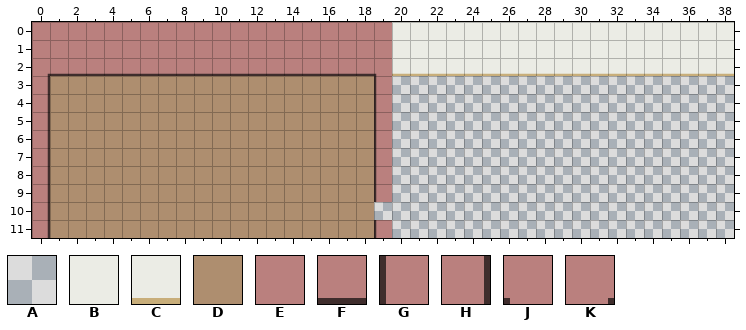
Tiled map -- Assets/Tilemap/Restaurante.tmx. Above, as it was before the edit.
Cells are 64x64 px. Shown: x 0..38, y 0..11.
Key: from "Tileset": A 0, B 1, C 2, D 8, E 9, F 10, G 11, H 12, J 13, K 14.
_ is an empty cell.
Layer "Capa de patrones 1" before, first column x 0:
 0 EEEEEEEEEEEEEEEEEEEEBBBBBBBBBBBBBBBBBBB
 1 EEEEEEEEEEEEEEEEEEEEBBBBBBBBBBBBBBBBBBB
 2 KFFFFFFFFFFFFFFFFFFJCCCCCCCCCCCCCCCCCCC
 3 HDDDDDDDDDDDDDDDDDDGAAAAAAAAAAAAAAAAAAA
 4 HDDDDDDDDDDDDDDDDDDGAAAAAAAAAAAAAAAAAAA
 5 HDDDDDDDDDDDDDDDDDDGAAAAAAAAAAAAAAAAAAA
 6 HDDDDDDDDDDDDDDDDDDGAAAAAAAAAAAAAAAAAAA
 7 HDDDDDDDDDDDDDDDDDDGAAAAAAAAAAAAAAAAAAA
 8 HDDDDDDDDDDDDDDDDDDGAAAAAAAAAAAAAAAAAAA
 9 HDDDDDDDDDDDDDDDDDDGAAAAAAAAAAAAAAAAAAA
10 HDDDDDDDDDDDDDDDDDDAAAAAAAAAAAAAAAAAAAA
11 HDDDDDDDDDDDDDDDDDDGAAAAAAAAAAAAAAAAAAA
The result:
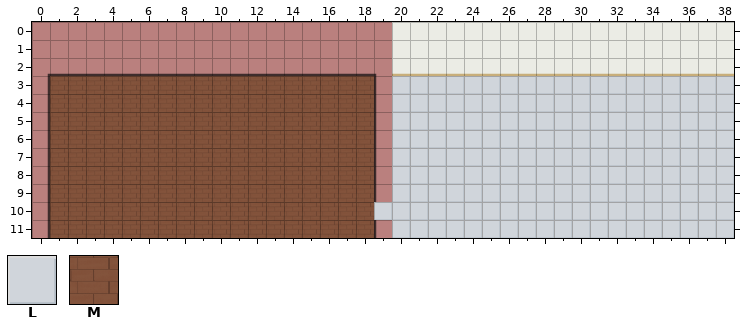
Further tiles: from "Tileset": L 7, M 15.
The edit:
{"where": "layer \"Capa de patrones 1\""}
{"y":3,"x":1,"old":"DDDDDDDDDDDDDDDDDD","new":"MMMMMMMMMMMMMMMMMM"}
{"y":3,"x":20,"old":"AAAAAAAAAAAAAAAAAAA","new":"LLLLLLLLLLLLLLLLLLL"}
{"y":4,"x":1,"old":"DDDDDDDDDDDDDDDDDD","new":"MMMMMMMMMMMMMMMMMM"}
{"y":4,"x":20,"old":"AAAAAAAAAAAAAAAAAAA","new":"LLLLLLLLLLLLLLLLLLL"}
{"y":5,"x":1,"old":"DDDDDDDDDDDDDDDDDD","new":"MMMMMMMMMMMMMMMMMM"}
{"y":5,"x":20,"old":"AAAAAAAAAAAAAAAAAAA","new":"LLLLLLLLLLLLLLLLLLL"}
{"y":6,"x":1,"old":"DDDDDDDDDDDDDDDDDD","new":"MMMMMMMMMMMMMMMMMM"}
{"y":6,"x":20,"old":"AAAAAAAAAAAAAAAAAAA","new":"LLLLLLLLLLLLLLLLLLL"}
{"y":7,"x":1,"old":"DDDDDDDDDDDDDDDDDD","new":"MMMMMMMMMMMMMMMMMM"}
{"y":7,"x":20,"old":"AAAAAAAAAAAAAAAAAAA","new":"LLLLLLLLLLLLLLLLLLL"}
{"y":8,"x":1,"old":"DDDDDDDDDDDDDDDDDD","new":"MMMMMMMMMMMMMMMMMM"}
{"y":8,"x":20,"old":"AAAAAAAAAAAAAAAAAAA","new":"LLLLLLLLLLLLLLLLLLL"}
{"y":9,"x":1,"old":"DDDDDDDDDDDDDDDDDD","new":"MMMMMMMMMMMMMMMMMM"}
{"y":9,"x":20,"old":"AAAAAAAAAAAAAAAAAAA","new":"LLLLLLLLLLLLLLLLLLL"}
{"y":10,"x":1,"old":"DDDDDDDDDDDDDDDDDDAAAAAAAAAAAAAAAAAAAA","new":"MMMMMMMMMMMMMMMMMMLLLLLLLLLLLLLLLLLLLL"}
{"y":11,"x":1,"old":"DDDDDDDDDDDDDDDDDD","new":"MMMMMMMMMMMMMMMMMM"}
{"y":11,"x":20,"old":"AAAAAAAAAAAAAAAAAAA","new":"LLLLLLLLLLLLLLLLLLL"}
{"label":"changed","picture_box":[50,76,734,238]}
